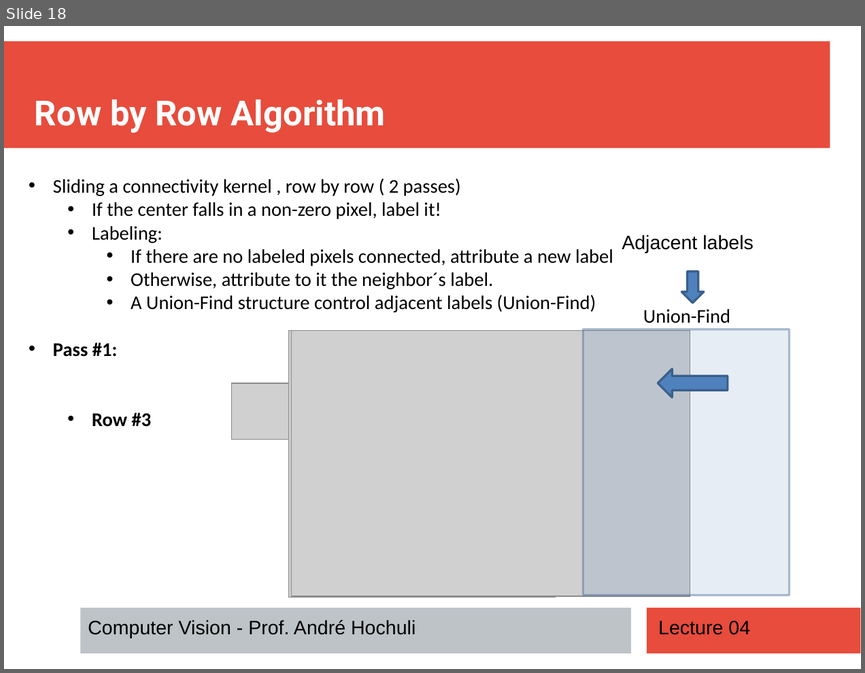
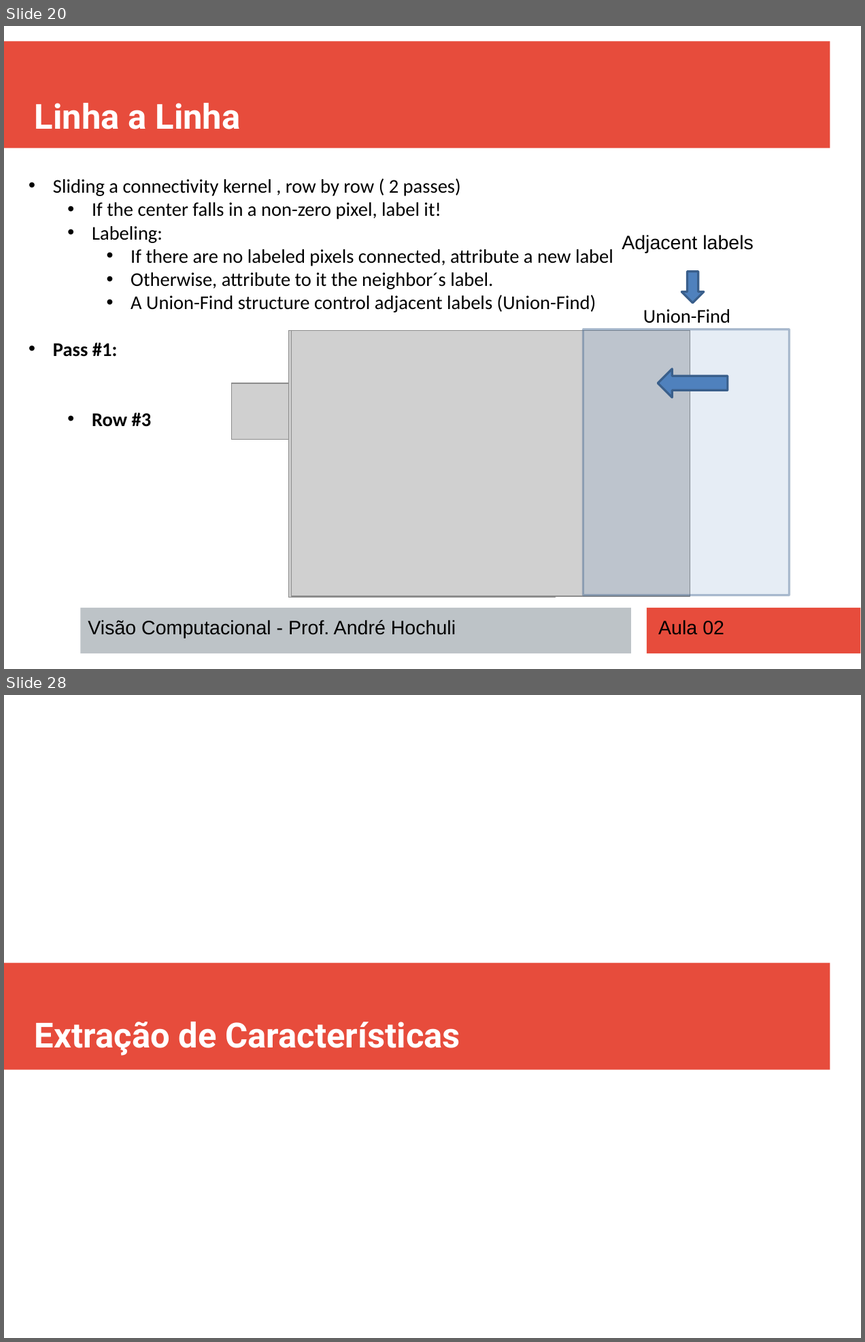
Before and after one commit to andrehochuli/teaching, a slide deck: Visão Computacional/Aula 02 - Filtros e Extração de Características/Aula 02 - Filtros e Extração de Características.pptx. Shown one above the other, each under a label of ours: slide 18 before the commit, slides 20 and 28 after it; the slides between them are not shown. The pictures are 865x673 and 865x1342 pixels, drawn with LibreOffice and Linux fonts; fonts in the diff are those of the drawing; grey boxes stand for pictures. Boxes give left, top, right and bottom in pixels: in the first picture for what was removed or moved away, otherwise in the second. Text is boxed around its words. In the diff, an @@ line names an element or a change of style, - is before the commit and + after.

Commit message:
Update Aula 02

```diff
--- a/Visão Computacional/Aula 02 - Filtros e Extração de Características/Aula 02 - Filtros e Extração de Características.pptx
+++ b/Visão Computacional/Aula 02 - Filtros e Extração de Características/Aula 02 - Filtros e Extração de Características.pptx
@@ slide 28 added at bbox=[4, 695, 861, 1338], background #FFFFFF @@
@@ rectangle added at bbox=[4, 962, 830, 1069], fill #E74C3C @@
@@ text added at bbox=[35, 1021, 460, 1055], 32 pt, text #FFFFFF, bold @@
+Extração de Características
@@ what was slide 18 is now slide 20 @@
@@ slide 20 changed as well @@
@@ text at bbox=[35, 103, 241, 129]: text changed @@
-Row by Row Algorithm
+Linha a Linha
@@ text at bbox=[88, 620, 456, 638]: text changed @@
-Computer Vision - Prof. André Hochuli
+Visão Computacional - Prof. André Hochuli
@@ text at bbox=[658, 620, 724, 635]: text changed @@
-Lecture 04
+Aula 02
```
Also in this commit, not shown: 33 other slides changed, 3 other slides added, 1 slide removed, 2 other files.
